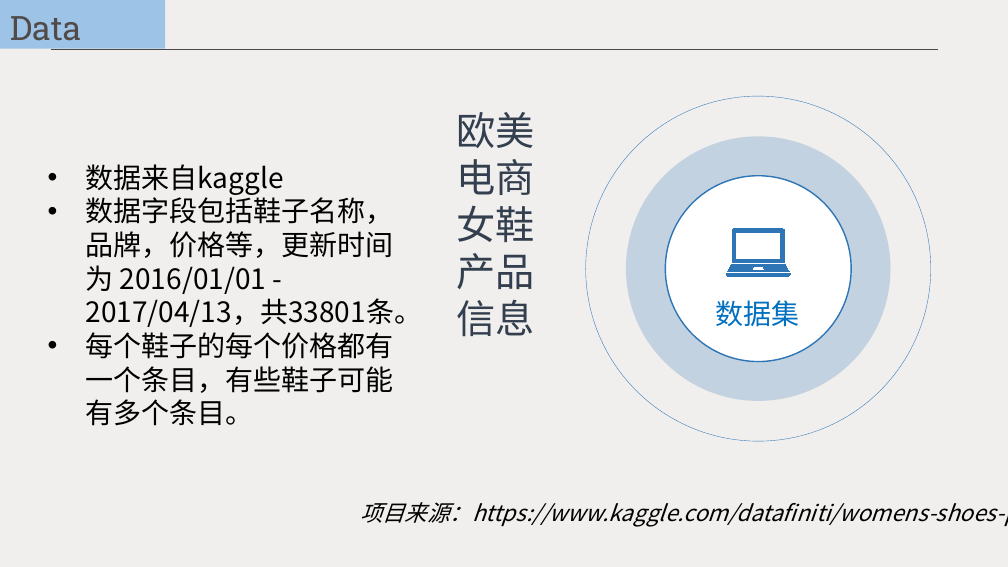
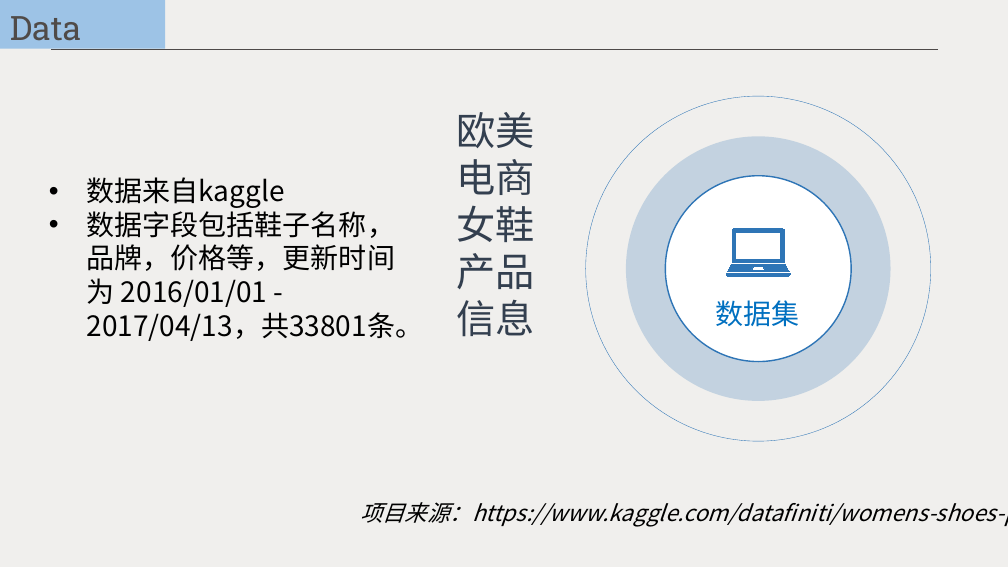
Before and after one commit to ShiyuNie/DataAnalysis-SQLTableauPractice, a slide deck: slide 5 of OnlineWomenShoes.pptx. Drawn at 1008x567 pixels with LibreOffice and Linux fonts; fonts in the diff are those of the drawing. Boxes give left, top, right and bottom in pixels: in the first picture for what was removed or moved away, otherwise in the second. Text is boxed around its words. In the diff, an @@ line names an element or a change of style, - is before the commit and + after.

```diff
--- a/OnlineWomenShoes.pptx
+++ b/OnlineWomenShoes.pptx
@@ text "数据来自kaggle": place and size @@
-text "数据来自kaggle" at [86, 164, 423, 426]
+text "数据来自kaggle" at [87, 177, 424, 341]
@@ text at [86, 332, 394, 426]: paragraph removed @@
-• 每个鞋子的每个价格都有一个条目，有些鞋子可能有多个条目。
```
Also in this commit, not shown: 3 other slides changed, 6 slides added, 4 slides removed.
